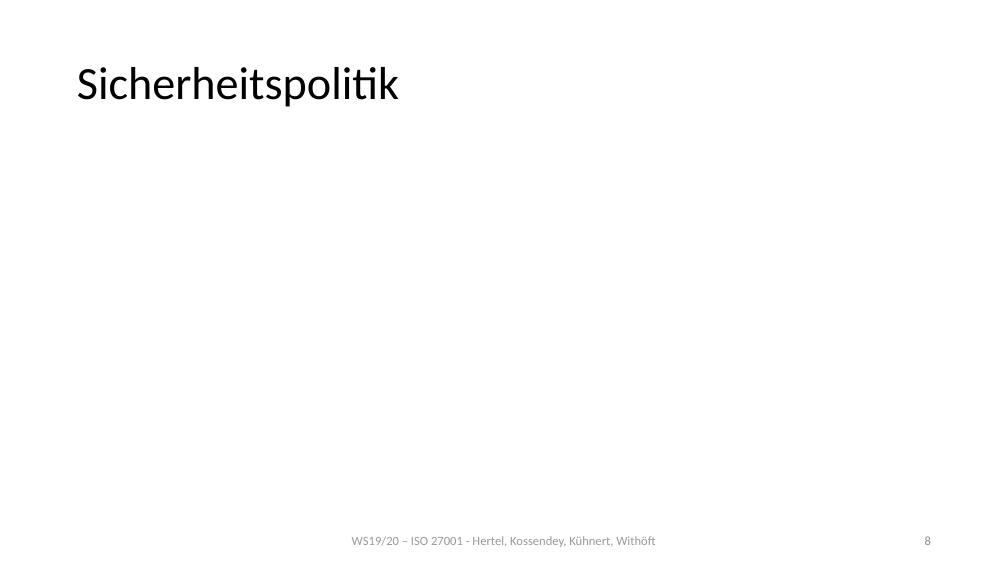
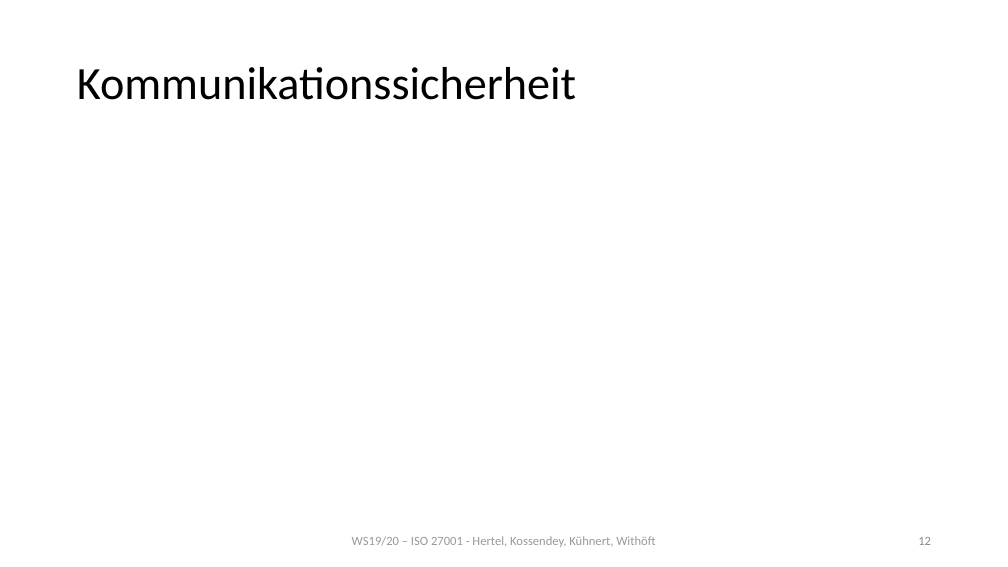
Before and after one commit to mwithoeft/SicherheitUndZuverlaessigkeit, a slide deck: slide 12 of Moritz/merged.pptx (slide 8 before the commit). Drawn at 1008x567 pixels with LibreOffice and Linux fonts; fonts in the diff are those of the drawing. Boxes give left, top, right and bottom in pixels: in the first picture for what was removed or moved away, otherwise in the second. Text is boxed around its words. In the diff, an @@ line names an element or a change of style, - is before the commit and + after.

```diff
--- a/Moritz/merged.pptx
+++ b/Moritz/merged.pptx
@@ title at [77,67,576,100]: text changed @@
-Sicherheitspolitik
+Kommunikationssicherheit
@@ page number at [918,537,931,545]: text changed @@
-8
+12
```
Also in this commit, not shown: 2 other slides changed, 6 slides added.
